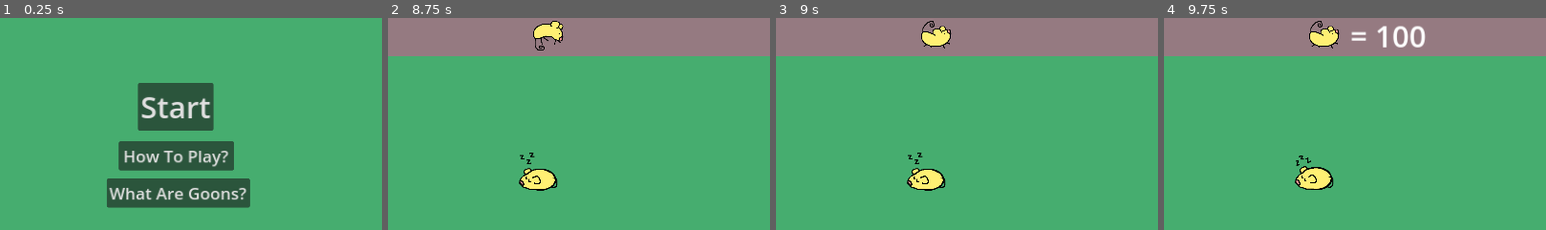
Above: before the commit, frames 1-4 (left to right).
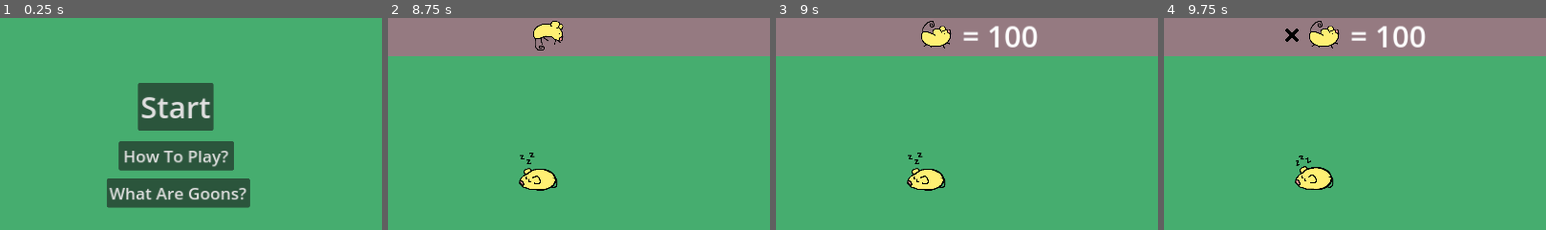
Above: after the commit, the same moments.

Repository: CoconutTank/mouse_time
Game: Godot game, scene res://scenes/main.tscn
The game is run twice, just before and just after one commit, with the same random seed, the same clock (stepped at 60 frames per second) and the same inputs.
Inputs (mouse positions are % of the whole screen's width and height, from its top left):
- Up to frame 1 (0.25 s): no input
- Up to frame 2 (8.75 s): click "Start" at 0.5 s; move the mouse to (72, 44) at 1.27 s; tap Enter at 2 s; move the mouse to (30, 54) at 2.02 s; move the mouse to (60, 27) at 2.77 s; move the mouse to (45, 70) at 3.52 s; move the mouse to (80, 65) at 4.27 s; move the mouse to (20, 34) at 5.02 s; move the mouse to (55, 49) at 5.77 s; move the mouse to (35, 24) at 6.52 s; tap Space at 7.25 s; move the mouse to (72, 44) at 7.27 s; move the mouse to (30, 54) at 8.02 s
- Up to frame 3 (9 s): move the mouse to (60, 27) at 8.77 s
- Up to frame 4 (9.75 s): tap Enter at 9.5 s; move the mouse to (45, 70) at 9.52 s
The pictures show only the part of the screen within x 27-77%, y 29-78%; the shares and areas given below are measured in that part.

Frames 1-2 are identical in both runs. In frame 3, 0.8% of the frame differs, in the area x 49-69%, y 3-14%; in frame 4, 0.1%.

Commit message:
Mole Emerge is now an attack
Added logic to check for collisions when the dizzy mole emerges, and to force a fight if any of the collisions is the mouse.

Also sped up some of the animations and slightly reduced the mouse's vibe increase over time.

Diff:
--- a/nodes/goons/fighty_lobster.tscn
+++ b/nodes/goons/fighty_lobster.tscn
@@ -32,7 +32,8 @@
 scale = Vector2(0.8, 0.8)
 sprite_frames = SubResource("SpriteFrames_ykfla")
 animation = &"walk"
-frame_progress = 0.326356
+frame = 1
+frame_progress = 0.587157
 
 [node name="FightyLobsterCollision" type="CollisionShape2D" parent="."]
 shape = SubResource("CapsuleShape2D_qesl0")
--- a/scripts/goons/dizzy_mole.gd
+++ b/scripts/goons/dizzy_mole.gd
@@ -37,12 +37,26 @@
 	await get_tree().create_timer(emerge_soon_anim_time).timeout
 	$DizzyMoleAnims.play("walk")
 	if game_is_active:
+		active = true
+		check_emerge_collision()
 		direction = randf_range(0.0, 2*PI)
 		linear_velocity = Vector2(speed, 0.0).rotated(direction)
 		$DizzyMoleAnims.flip_h = linear_velocity.x < 0
 		timed_life = max_timed_life
 		change_direction_time = randi_range(min_change_direction_time, max_change_direction_time)
-		active = true
+
+
+func check_emerge_collision():
+	var space_state = get_world_2d().direct_space_state
+	var query = PhysicsShapeQueryParameters2D.new()
+	query.collide_with_areas = true
+	query.shape_rid = $DizzyMoleCollision.shape.get_rid()
+	query.transform = $DizzyMoleCollision.get_global_transform()
+	var collisions = space_state.intersect_shape(query)
+	for c in collisions:
+		if c.collider is PlayerMouse:
+			# Force a fight!
+			c.collider.start_a_fight(self)
 
 
 func despawn():
--- a/scripts/goons/goon_manager.gd
+++ b/scripts/goons/goon_manager.gd
@@ -21,7 +21,7 @@
 var goon_total_max_spawn_count
 
 
-const fight_text_duration = 1.0
+const fight_text_duration = 0.5
 const fight_cloud_shrink_duration = 0.1
 var fight_text_anim
 var fight_cloud_anim
@@ -69,24 +69,6 @@
 	fight_cloud_anim = load("res://nodes/fight_text/fight_cloud.tscn")
 
 
-# Spawns a fight cloud with random fight text at the given position.
-func show_random_fight_cloud_at(pos : Vector2):
-	var fight_cloud = fight_cloud_anim.instantiate()
-	var fight_text = fight_text_anim.instantiate()
-	fight_cloud.get_node("FightCloudAnims").position = pos
-	fight_text.get_node("FightTextAnims").position = pos
-	add_child(fight_cloud)
-	add_child(fight_text)
-	var fight_text_names = fight_text.get_node("FightTextAnims").sprite_frames.get_animation_names()
-	fight_cloud.get_node("FightCloudAnims").play("default")
-	fight_text.get_node("FightTextAnims").play(fight_text_names[randi() % fight_text_names.size()])
-	await get_tree().create_timer(fight_text_duration).timeout
-	fight_text.queue_free()
-	fight_cloud.get_node("FightCloudAnims").play("shrink")
-	await get_tree().create_timer(fight_cloud_shrink_duration).timeout
-	fight_cloud.queue_free()
-
-
 # Spawns a goon of the given type.
 # Each goon handles its own spawning positioning.
 # If an invalid goon type is specified, null is returned.
@@ -121,6 +103,24 @@
 		if opponent.keep_going():
 			opponent.active = true
 			opponent.activate_invul()
+
+
+# Spawns a fight cloud with random fight text at the given position.
+func show_random_fight_cloud_at(pos : Vector2):
+	var fight_cloud = fight_cloud_anim.instantiate()
+	var fight_text = fight_text_anim.instantiate()
+	fight_cloud.get_node("FightCloudAnims").position = pos
+	fight_text.get_node("FightTextAnims").position = pos
+	add_child(fight_cloud)
+	add_child(fight_text)
+	var fight_text_names = fight_text.get_node("FightTextAnims").sprite_frames.get_animation_names()
+	fight_cloud.get_node("FightCloudAnims").play("default")
+	fight_text.get_node("FightTextAnims").play(fight_text_names[randi() % fight_text_names.size()])
+	await get_tree().create_timer(fight_text_duration).timeout
+	fight_text.queue_free()
+	fight_cloud.get_node("FightCloudAnims").play("shrink")
+	await get_tree().create_timer(fight_cloud_shrink_duration).timeout
+	fight_cloud.queue_free()
 
 
 func goon_type_to_string(goon_type : GOON_TYPE):
--- a/scripts/hud_script.gd
+++ b/scripts/hud_script.gd
@@ -23,7 +23,7 @@
 var nuclear_knockout_detected = false
 
 
-const score_elements_display_delay = 0.75
+const score_elements_display_delay = 0.5
 const score_roller_display_delay = 0.025
 const score_roller_deltas = [
 	100000000,
--- a/scripts/player_mouse_script.gd
+++ b/scripts/player_mouse_script.gd
@@ -8,7 +8,7 @@
 signal goon_touched(goon, me)
 
 @export var vibes = 100.0
-@export var minor_speed_up = 3.0
+@export var minor_speed_up = 2.0
 @export var major_speed_up = 5.0
 
 # Size of the game window.
@@ -93,6 +93,10 @@
 
 
 func _on_body_entered(body):
+	start_a_fight(body)
+
+
+func start_a_fight(body):
 	if active && body.has_method("is_an_active_goon") && body.is_an_active_goon():
 		goon_touched.emit(body, self)
 
